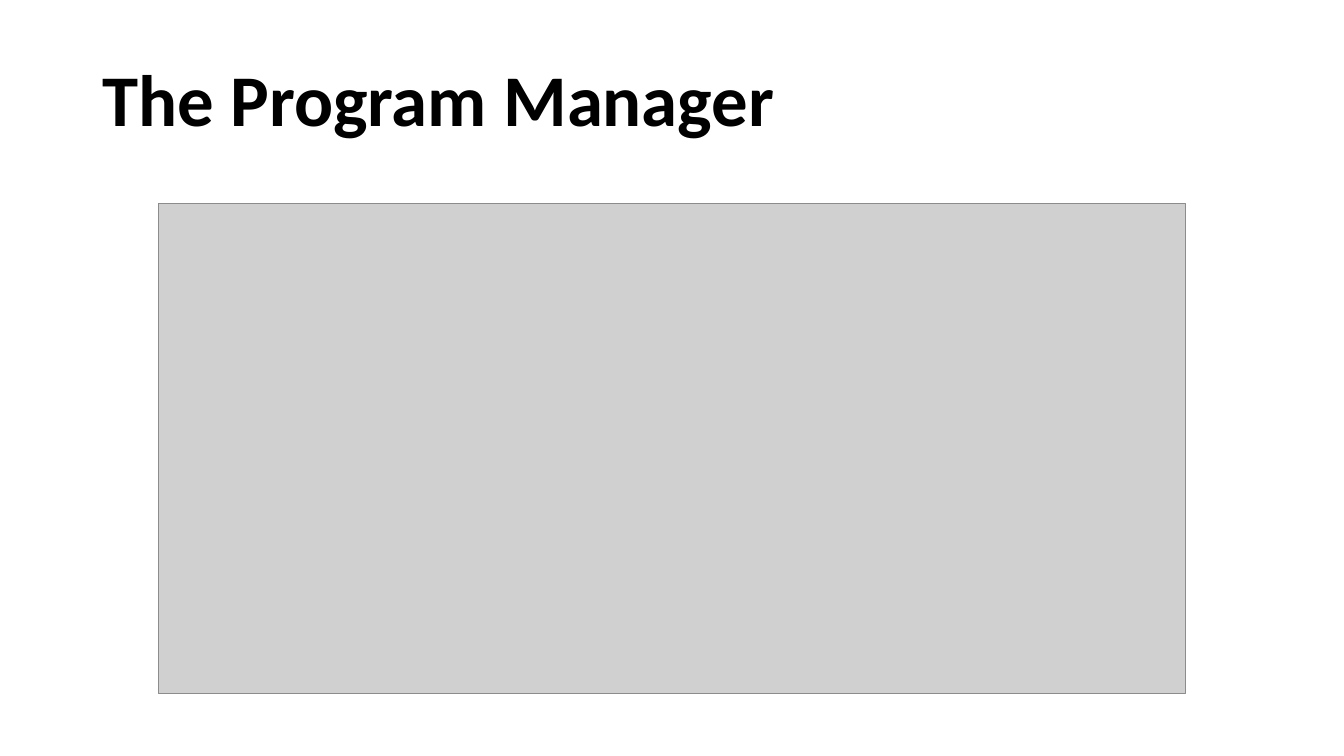
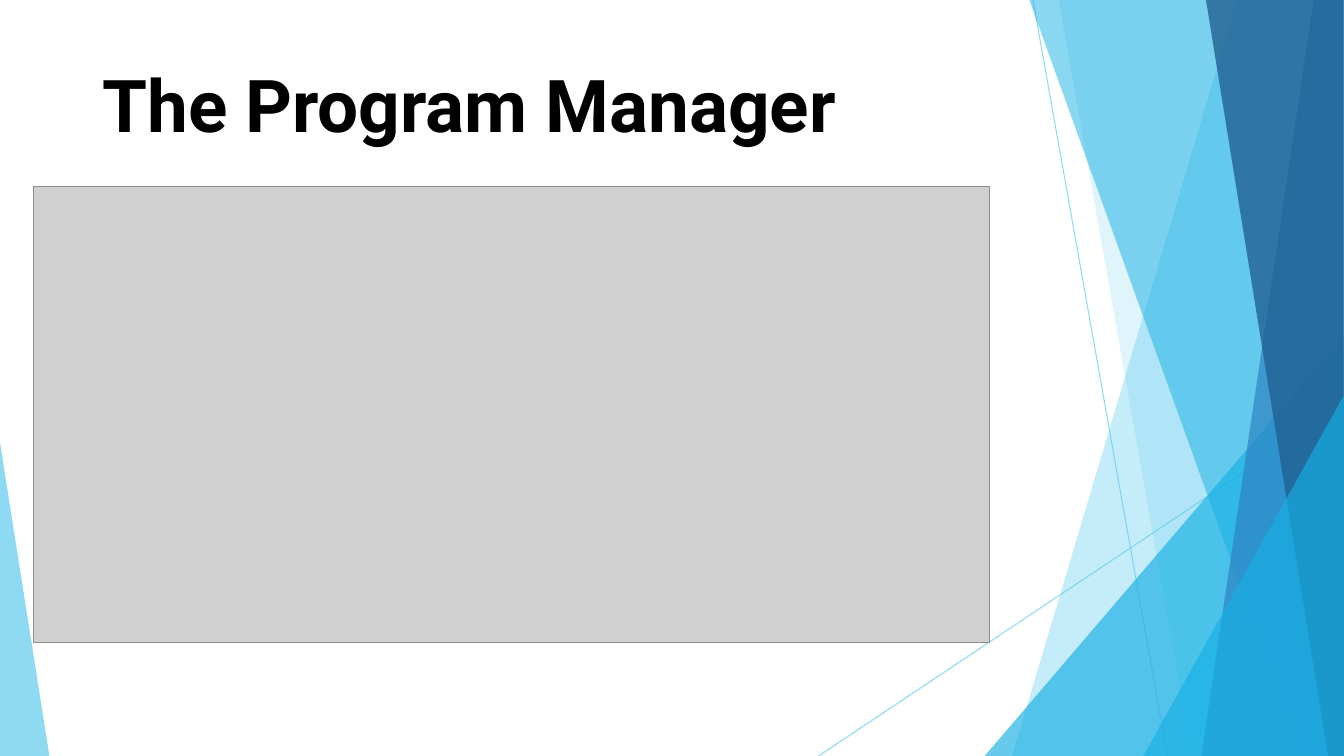
Before and after one commit to Cohen-Yoav/Project-A---Airport-Management, a slide deck: slide 22 of חומר עזר לפרויקט/project_A.pptx. Drawn at 1344x756 pixels with LibreOffice and Linux fonts; fonts in the diff are those of the drawing; grey boxes stand for pictures. Boxes give left, top, right and bottom in pixels: in the first picture for what was removed or moved away, otherwise in the second. Text is boxed around its words. In the diff, an @@ line names an element or a change of style, - is before the commit and + after.

Commit message:
changed the PPT design

```diff
--- a/חומר עזר לפרויקט/project_A.pptx
+++ b/חומר עזר לפרויקט/project_A.pptx
@@ title "The Program Manager" at (102, 77, 836, 147): font Calibri to Roboto; line spacing 0.9 to 1 @@
@@ picture: place and size @@
-picture at (158, 204, 1186, 695)
+picture at (34, 187, 990, 643)
@@ group added at (0, 0, 1344, 756): 5 freeform shapes, 3 triangles, 2 lines @@
```
Also in this commit, not shown: 38 other slides changed.
